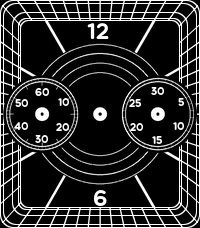
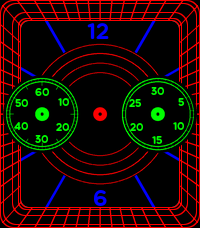
Two versions of the same layered image (200×228). Layer-by-layer changes:
painted on "chrono" over [left=4, top=75, right=197, bottom=153]
painted on "frame" over [left=0, top=0, right=200, bottom=228]
renamed "c_face_working.png #1" to "rings", painted on it, unmasked it over [left=29, top=13, right=171, bottom=216]
renamed "center mask" to "numerals", showed it, blend difference → normal, moved it above "ticks", painted on it over [left=0, top=0, right=200, bottom=228]
painted on "ticks" over [left=0, top=0, right=200, bottom=228]
